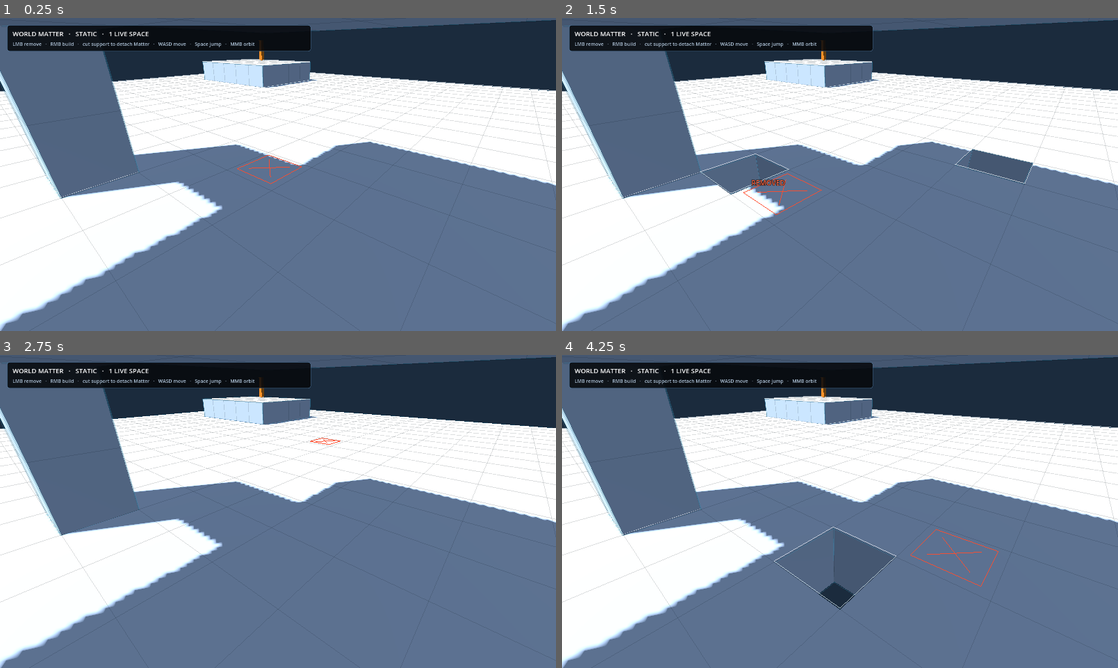
Above: before the commit, frames 1-4 (two rows, left to right).
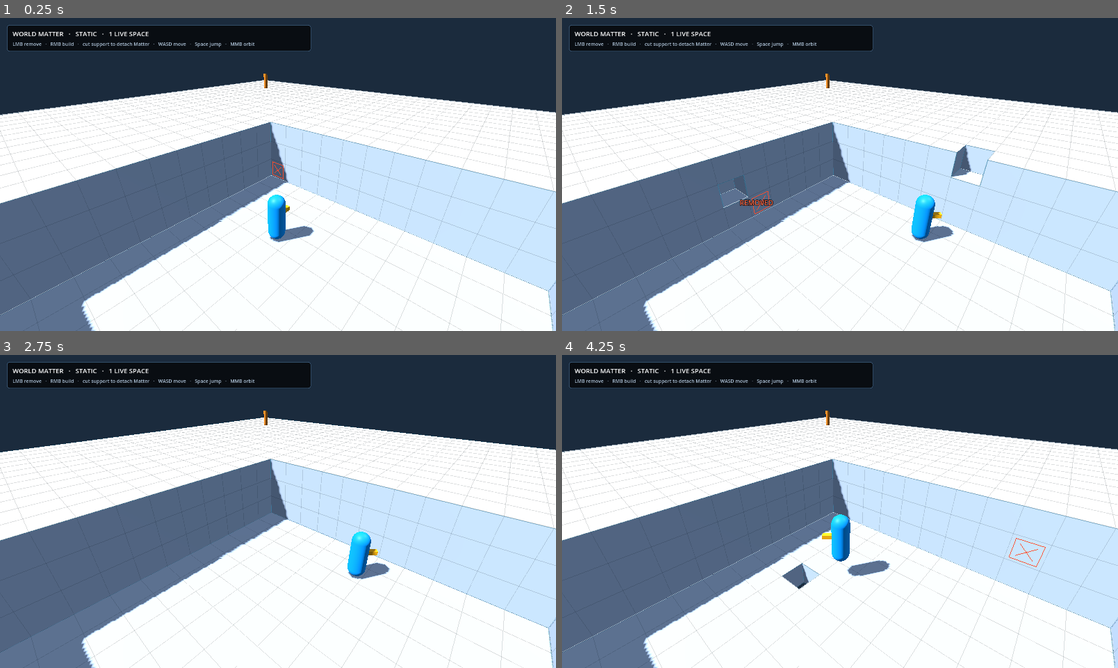
Above: after the commit, the same moments.

Repository: Jozzpoly/FrameMatter-Lab
Game: Godot game, scene res://p1/recovery_main.tscn
Two runs of this game, one before a commit and one after it. Both use one fixed random seed, a clock stepped at 60 frames per second and the inputs below.
Inputs (mouse positions are in pixels of both pictures, inside the frame that each line leads up to):
- Up to frame 1 (0.25 s): no input
- Up to frame 2 (1.5 s): tap Enter at 0.5 s; move the mouse to (962, 158) at 0.52 s; press the mouse at (962, 158) at 0.53 s; hold D (p1_move_right) 0.53-1.25 s; tap Space (p1_jump) at 0.77 s; release the mouse at (962, 158) at 1.25 s; drag from (728, 190) to (812, 237) at 1.27 s
- Up to frame 3 (2.75 s): tap R (p1_reset) at 2 s; move the mouse to (333, 442) at 2.02 s; hold D (p1_move_right) from 2.03 s (still down); hold K (p1_recover) from 2.03 s (still down)
- Up to frame 4 (4.25 s): release D (p1_move_right) at 2.75 s; release K (p1_recover) at 2.75 s; drag from (812, 574) to (673, 464) at 2.77 s; move the mouse to (1006, 558) at 3.52 s; hold A (p1_move_left) from 3.53 s (still down); tap F at 3.6 s; tap Space (p1_jump) at 3.77 s

The runs differ from the first frame. In frame 1, 67% of the frame differs, in the area x 0-100%, y 0-100%; in frame 2, 67%; in frame 3, 67%; in frame 4, 67%.
Error in both runs: Invalid call. Nonexistent function 'get_global_transform_interpolated' in base 'Node3D (SpaceQueryCharacter)'. (res://p1/camera_rig.gd:113)

Commit message:
Make causal terrain neck visually legible

Diff:
--- a/p1/recovery_main.gd
+++ b/p1/recovery_main.gd
@@ -10,10 +10,10 @@
 # now has to emerge from ordinary world Matter: destructive topology can detach
 # a previously canonical portion into a fresh dynamic frame.
 
-const RECOVERY_WORLD_SIZE := Vector3i(32, 5, 32)
-const RECOVERY_WORLD_ORIGIN := Vector3(-16.0, -2.0, -16.0)
-const RECOVERY_CAUSAL_BRIDGE_CELL := Vector3i(13, 3, 16)
-const RECOVERY_CAUSAL_SUPPORT_CELL := Vector3i(16, 3, 16)
+const RECOVERY_WORLD_SIZE := Vector3i(32, 8, 32)
+const RECOVERY_WORLD_ORIGIN := Vector3(-16.0, -4.0, -16.0)
+const RECOVERY_CAUSAL_BRIDGE_CELL := Vector3i(14, 5, 16)
+const RECOVERY_CAUSAL_SUPPORT_CELL := Vector3i(18, 5, 17)
 const RECOVERY_ANCHOR_CELLS: Array[Vector3i] = [
 	Vector3i(1, 0, 1),
 	Vector3i(30, 0, 1),
@@ -69,20 +69,30 @@
 
 func _build_world_matter_space() -> W0AuthorityPartitionSpace:
 	var volume := CellVolume.new(RECOVERY_WORLD_SIZE)
-	# The visible ordinary terrain is authoritative Matter, not a separate fake
-	# floor. Relief stays part of the same owner/frame as the ground.
-	volume.fill_box(Vector3i.ZERO, Vector3i(32, 1, 32), CellVolume.SOLID)
-	volume.fill_box(Vector3i(3, 1, 4), Vector3i(8, 2, 8), CellVolume.SOLID)
-	volume.fill_box(Vector3i(24, 1, 20), Vector3i(29, 3, 24), CellVolume.SOLID)
-	volume.fill_box(Vector3i(5, 1, 24), Vector3i(11, 2, 27), CellVolume.SOLID)
-	volume.fill_box(Vector3i(22, 1, 5), Vector3i(26, 2, 9), CellVolume.SOLID)
-
-	# A raised ordinary-Matter overhang is NOT a second Space. It belongs to the
-	# same canonical world through one material neck. Removing that one cell can
-	# therefore change topology first and ownership/physics second.
-	volume.fill_box(Vector3i(12, 1, 16), Vector3i(13, 4, 17), CellVolume.SOLID)
-	volume.set_cell(RECOVERY_CAUSAL_BRIDGE_CELL, CellVolume.SOLID)
-	volume.fill_box(Vector3i(14, 3, 14), Vector3i(19, 4, 19), CellVolume.SOLID)
+	# The visible terrain is authoritative Matter all the way down. A shallow pit
+	# is carved from that same connected mass so a detached shelf has real room to
+	# fall without inventing a second terrain ontology or a hidden catcher plane.
+	volume.fill_box(Vector3i.ZERO, Vector3i(32, 4, 32), CellVolume.SOLID)
+	for x in range(12, 23):
+		for y in range(1, 4):
+			for z in range(12, 23):
+				volume.set_cell(Vector3i(x, y, z), CellVolume.EMPTY)
+
+	# Low authored relief keeps the world readable as terrain rather than a blank
+	# laboratory plane. Every piece remains ordinary editable Matter in this same
+	# canonical Space.
+	volume.fill_box(Vector3i(3, 4, 4), Vector3i(5, 1, 5), CellVolume.SOLID)
+	volume.fill_box(Vector3i(24, 4, 20), Vector3i(5, 2, 4), CellVolume.SOLID)
+	volume.fill_box(Vector3i(5, 4, 24), Vector3i(6, 1, 3), CellVolume.SOLID)
+	volume.fill_box(Vector3i(23, 4, 5), Vector3i(4, 1, 4), CellVolume.SOLID)
+
+	# The causal shelf is still ordinary world Matter at startup. A solid mesa on
+	# the west rim reaches the shelf height, then a narrow three-cell material neck
+	# crosses the visible pit to a broad terrain slab. Removing the outer neck cell
+	# changes topology; only then does the slab acquire a fresh dynamic owner.
+	volume.fill_box(Vector3i(8, 4, 14), Vector3i(4, 2, 5), CellVolume.SOLID)
+	volume.fill_box(Vector3i(12, 5, 16), Vector3i(3, 1, 1), CellVolume.SOLID)
+	volume.fill_box(Vector3i(15, 5, 14), Vector3i(6, 1, 6), CellVolume.SOLID)
 
 	var lineage := MatterLineageMap.new(RECOVERY_WORLD_SIZE)
 	var issuer := MatterLineageIssuer.new(1200001)
@@ -122,8 +132,8 @@
 		and space.volume.in_bounds(RECOVERY_CAUSAL_SUPPORT_CELL)
 		and space.volume.get_cell(RECOVERY_CAUSAL_SUPPORT_CELL) != CellVolume.EMPTY
 	):
-		# Spawn on the ordinary-Matter overhang so the first causal experiment can
-		# include the actor without teleporting them into a special demo object.
+		# Spawn on the ordinary terrain shelf, away from the narrow neck, so the
+		# first causal experiment can carry the actor without a special demo object.
 		return Vector3(
 			float(RECOVERY_CAUSAL_SUPPORT_CELL.x) + 0.5,
 			float(RECOVERY_CAUSAL_SUPPORT_CELL.y) + 1.0 + _player.height * 0.5 + 0.04,
